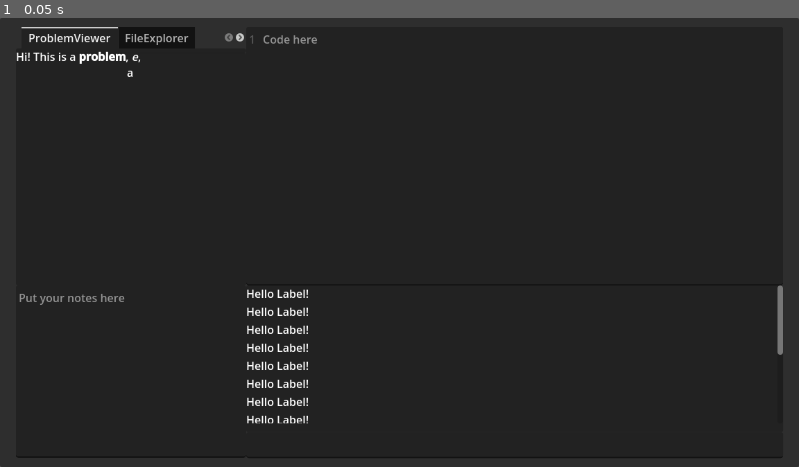
Above: before the commit, frame 1.
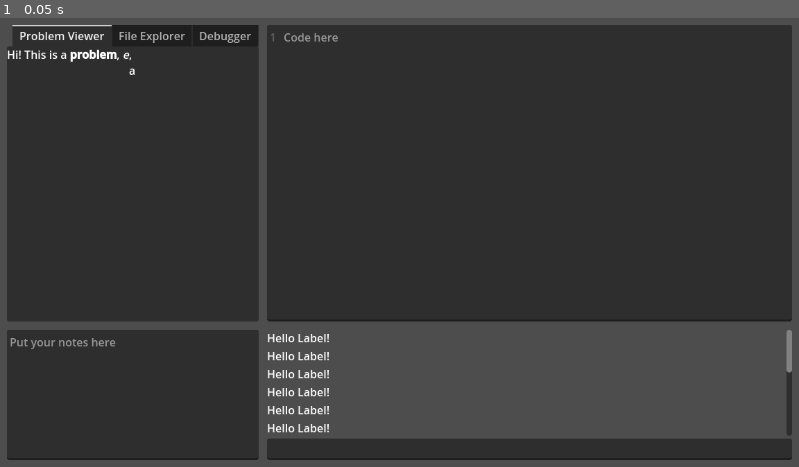
Above: after the commit, the same moment.

Repository: 46768/nsc2025
Game: Godot game, scene res://main.tscn
The game is run twice, just before and just after one commit, with the same random seed, the same clock (stepped at 60 frames per second) and the same inputs.
Inputs:
- Up to frame 1 (0.05 s): no input

The runs differ from the first frame. In frame 1, 25% of the frame differs, in the area x 0-100%, y 0-100%.

Commit message:
refactor(ui): refactored IDE UI to use less script

Diff:
--- a/main.tscn
+++ b/main.tscn
@@ -7,4 +7,6 @@
 [node name="Ide" parent="." instance=ExtResource("1_xj0ui")]
 anchors_preset = 9
 anchor_right = 0.0
+offset_right = 0.0
+offset_bottom = 0.0
 grow_horizontal = 1
--- a/scenes/IDE.tscn
+++ b/scenes/IDE.tscn
@@ -1,12 +1,7 @@
-[gd_scene load_steps=8 format=3 uid="uid://c44n34k18cx8m"]
+[gd_scene load_steps=3 format=3 uid="uid://c44n34k18cx8m"]
 
 [ext_resource type="Script" path="res://scripts/IDE/ide.gd" id="1_msfw7"]
 [ext_resource type="Script" path="res://scripts/IDE/editor.gd" id="2_kuje3"]
-[ext_resource type="Script" path="res://scripts/IDE/console.gd" id="3_u5bfh"]
-[ext_resource type="Script" path="res://scripts/IDE/sidebar.gd" id="4_gbtak"]
-[ext_resource type="Script" path="res://scripts/IDE/problem_viewer.gd" id="5_7esix"]
-[ext_resource type="Script" path="res://scripts/IDE/file_explorer.gd" id="6_5fjmn"]
-[ext_resource type="Script" path="res://scripts/IDE/debugger.gd" id="7_5casr"]
 
 [node name="Ide" type="Control"]
 layout_direction = 2
@@ -14,41 +9,96 @@
 anchors_preset = 15
 anchor_right = 1.0
 anchor_bottom = 1.0
+offset_right = -85.0
+offset_bottom = -51.0
 grow_horizontal = 2
 grow_vertical = 2
+size_flags_horizontal = 3
+size_flags_vertical = 3
 script = ExtResource("1_msfw7")
-margin = 0.02
 
-[node name="Editor" type="CodeEdit" parent="."]
+[node name="MarginContainer" type="MarginContainer" parent="."]
+layout_mode = 1
+anchors_preset = 15
+anchor_right = 1.0
+anchor_bottom = 1.0
+grow_horizontal = 2
+grow_vertical = 2
+theme_override_constants/margin_left = 10
+theme_override_constants/margin_top = 10
+theme_override_constants/margin_right = 10
+theme_override_constants/margin_bottom = 10
+
+[node name="VerticalSplit" type="HSplitContainer" parent="MarginContainer"]
 layout_mode = 2
-offset_left = 55.0
-offset_top = 15.0
-offset_right = 63.0
-offset_bottom = 40.0
+split_offset = 240
+
+[node name="SidebarSplit" type="VSplitContainer" parent="MarginContainer/VerticalSplit"]
+layout_mode = 2
+split_offset = 120
+
+[node name="Sidebar" type="TabContainer" parent="MarginContainer/VerticalSplit/SidebarSplit"]
+layout_mode = 2
+size_flags_horizontal = 3
+size_flags_vertical = 3
+current_tab = 0
+clip_tabs = false
+
+[node name="Problem Viewer" type="BoxContainer" parent="MarginContainer/VerticalSplit/SidebarSplit/Sidebar"]
+layout_mode = 2
+metadata/_tab_index = 0
+
+[node name="ProblemStatement" type="RichTextLabel" parent="MarginContainer/VerticalSplit/SidebarSplit/Sidebar/Problem Viewer"]
+layout_mode = 2
+size_flags_horizontal = 3
+size_flags_vertical = 3
+bbcode_enabled = true
+text = "Hi! This is a [b]problem[/b], [i]e[/i], [center]a[/center]"
+
+[node name="File Explorer" type="BoxContainer" parent="MarginContainer/VerticalSplit/SidebarSplit/Sidebar"]
+visible = false
+layout_mode = 2
+metadata/_tab_index = 1
+
+[node name="Debugger" type="BoxContainer" parent="MarginContainer/VerticalSplit/SidebarSplit/Sidebar"]
+visible = false
+layout_mode = 2
+metadata/_tab_index = 2
+
+[node name="Notes" type="TextEdit" parent="MarginContainer/VerticalSplit/SidebarSplit"]
+layout_mode = 2
+size_flags_horizontal = 3
+size_flags_vertical = 3
+placeholder_text = "Put your notes here"
+
+[node name="EditorSplit" type="VSplitContainer" parent="MarginContainer/VerticalSplit"]
+layout_mode = 2
+split_offset = 120
+
+[node name="Editor" type="CodeEdit" parent="MarginContainer/VerticalSplit/EditorSplit"]
+layout_mode = 2
+size_flags_horizontal = 3
+size_flags_vertical = 3
 placeholder_text = "Code here"
 draw_tabs = true
+line_folding = true
 gutters_draw_line_numbers = true
 indent_automatic = true
 auto_brace_completion_enabled = true
 auto_brace_completion_highlight_matching = true
 script = ExtResource("2_kuje3")
 
-[node name="Console" type="Container" parent="."]
+[node name="Console" type="VBoxContainer" parent="MarginContainer/VerticalSplit/EditorSplit"]
 layout_mode = 2
-offset_left = 55.0
-offset_top = 15.0
-offset_right = 63.0
-offset_bottom = 40.0
-script = ExtResource("3_u5bfh")
+size_flags_horizontal = 3
+size_flags_vertical = 3
 
-[node name="ConsoleInput" type="LineEdit" parent="Console"]
+[node name="ConsoleOutput" type="ScrollContainer" parent="MarginContainer/VerticalSplit/EditorSplit/Console"]
 layout_mode = 2
-
-[node name="ConsoleOutput" type="ScrollContainer" parent="Console"]
-layout_mode = 2
+size_flags_vertical = 3
 follow_focus = true
 
-[node name="ConsoleOutputText" type="Label" parent="Console/ConsoleOutput"]
+[node name="ConsoleOutputText" type="Label" parent="MarginContainer/VerticalSplit/EditorSplit/Console/ConsoleOutput"]
 layout_mode = 2
 text = "Hello Label!
 Hello Label!
@@ -67,64 +117,6 @@
 Hello Label!
 Hello Label!"
 
-[node name="ConsoleOutputPanel" type="Panel" parent="Console"]
-z_index = -1
+[node name="ConsoleInput" type="LineEdit" parent="MarginContainer/VerticalSplit/EditorSplit/Console"]
 layout_mode = 2
-mouse_filter = 2
-
-[node name="Sidebar" type="Container" parent="."]
-layout_mode = 2
-offset_left = 55.0
-offset_top = 15.0
-offset_right = 63.0
-offset_bottom = 40.0
-script = ExtResource("4_gbtak")
-
-[node name="TabContainer" type="TabContainer" parent="Sidebar"]
-layout_mode = 2
-current_tab = 0
-
-[node name="ProblemViewer" type="Control" parent="Sidebar/TabContainer"]
-layout_mode = 2
-script = ExtResource("5_7esix")
-metadata/_tab_index = 0
-
-[node name="ProblemStatement" type="RichTextLabel" parent="Sidebar/TabContainer/ProblemViewer"]
-layout_mode = 0
-offset_right = 40.0
-offset_bottom = 23.0
-bbcode_enabled = true
-text = "Hi! This is a [b]problem[/b], [i]e[/i], [center]a[/center]"
-
-[node name="FileExplorer" type="Control" parent="Sidebar/TabContainer"]
-visible = false
-layout_mode = 2
-script = ExtResource("6_5fjmn")
-metadata/_tab_index = 1
-
-[node name="Debugger" type="Control" parent="Sidebar/TabContainer"]
-visible = false
-layout_mode = 2
-script = ExtResource("7_5casr")
-metadata/_tab_index = 2
-
-[node name="SidebarPanel" type="Panel" parent="Sidebar"]
-z_index = -1
-layout_mode = 2
-mouse_filter = 2
-mouse_force_pass_scroll_events = false
-
-[node name="Notes" type="TextEdit" parent="."]
-layout_mode = 2
-offset_left = 55.0
-offset_top = 15.0
-offset_right = 63.0
-offset_bottom = 40.0
-placeholder_text = "Put your notes here"
-
-[node name="IDEPanel" type="Panel" parent="."]
-z_index = -2
-layout_mode = 0
-offset_right = 40.0
-offset_bottom = 40.0
-mouse_filter = 2
+caret_blink = true
--- a/scripts/IDE/console.gd
+++ /dev/null
@@ -1,16 +0,0 @@
-extends Control
-
-
-var output_ratio = 0.8
-var output_padding = 0.05
-var input_ratio = 0.15
-
-func setup_layout(console_size: Vector2) -> void:
-	$ConsoleOutput.set_position(Vector2.ZERO)
-	$ConsoleOutput.set_size(console_size * Vector2(1, output_ratio))
-
-	$ConsoleOutputPanel.set_position(Vector2.ZERO)
-	$ConsoleOutputPanel.set_size(console_size * Vector2(1, output_ratio+output_padding))
-
-	$ConsoleInput.set_position(console_size * Vector2(0, output_ratio+output_padding))
-	$ConsoleInput.set_size(console_size * Vector2(1, input_ratio))
--- a/scripts/IDE/debugger.gd
+++ /dev/null
@@ -1,6 +0,0 @@
-extends Control
-
-
-# Called when the node enters the scene tree for the first time.
-func setup_layout(container_size: Vector2) -> void:
-	pass
--- a/scripts/IDE/editor.gd
+++ b/scripts/IDE/editor.gd
@@ -4,7 +4,6 @@
 func _load_colors(json_path: String) -> CodeHighlighter:
 	var json_file = FileAccess.open(json_path, FileAccess.READ)
 	var json_data = JSON.parse_string(json_file.get_as_text())
-	print(json_data["function"])
 
 	var highlighter = CodeHighlighter.new()
 	highlighter.number_color = Color("d27e99")
--- a/scripts/IDE/file_explorer.gd
+++ /dev/null
@@ -1,6 +0,0 @@
-extends Control
-
-
-# Called when the node enters the scene tree for the first time.
-func setup_layout(container_size: Vector2) -> void:
-	pass
--- a/scripts/IDE/ide.gd
+++ b/scripts/IDE/ide.gd
@@ -1,55 +1,28 @@
 extends Control
 
 @export_range(49152, 65535) var server_port: int = 56440
-@export_range(0.1, 0.9, 0.1) var sidebar_w_ratio = 0.3
-@export_range(0.1, 0.9, 0.1) var sidebar_h_ratio = 0.6
-@export_range(0.01, 0.1, 0.01) var margin = 0.05
+
+var sidebar_split: VSplitContainer
+var editor_split: VSplitContainer
+
+func sidebar_to_editor_sync(offset: int) -> void:
+	editor_split.split_offset = offset
 
 
-func setup_layout(screen_size: Vector2) -> void:
-	var container_size = screen_size * (Vector2(1, 1) - (2 * Vector2(margin, margin)))
-	var sidebar_ratio: Vector2 = Vector2(sidebar_w_ratio, sidebar_h_ratio)
-	var editor_ratio: Vector2 = Vector2(1, 0) - sidebar_ratio * Vector2(1, -1)
-	var console_ratio: Vector2 = Vector2(1, 1) - sidebar_ratio
-	var notes_ratio: Vector2 = Vector2(0, 1) - sidebar_ratio * Vector2(-1, 1)
-	var obj_offset: Vector2 = screen_size * Vector2(margin, margin)
+func editor_to_sidebar_sync(offset: int) -> void:
+	sidebar_split.split_offset = offset
 
-	print(screen_size)
-	print(container_size)
-	print(sidebar_ratio)
-	print(editor_ratio)
-	print(console_ratio)
-	print(notes_ratio)
-	set_size(screen_size)
+
+func resize() -> void:
+	set_size(get_viewport_rect().size)
 	set_position(Vector2.ZERO)
-
-	$Sidebar.set_position(obj_offset)
-	$Sidebar.set_size(container_size * sidebar_ratio)
-	$Sidebar.setup_layout($Sidebar.size)
-
-	$Editor.set_position(($Sidebar.size * Vector2(1, 0)) + obj_offset)
-	$Editor.set_size(container_size * editor_ratio)
-
-	$Console.set_position($Sidebar.size + obj_offset)
-	$Console.set_size(container_size * console_ratio)
-	$Console.setup_layout($Console.size)
-
-	$Notes.set_position(($Sidebar.size * Vector2(0, 1)) + obj_offset)
-	$Notes.set_size(container_size * notes_ratio)
-
-	$IDEPanel.set_position(Vector2.ZERO)
-	$IDEPanel.set_size(screen_size)
-
 
 # Called when the node enters the scene tree for the first time.
 func _ready() -> void:
-	setup_layout(get_viewport_rect().size)
-
-	print("Hello!")
-	var res = PythonBinding.run("res://python-binding/server.py", [
-		str(server_port),
-		ProjectSettings.globalize_path(PythonBinding.PYTHON3_BIN_PATH),
-	])
-
-	for i in res:
-		print(i)
+	resize()
+	sidebar_split = $MarginContainer/VerticalSplit/SidebarSplit
+	editor_split = $MarginContainer/VerticalSplit/EditorSplit
+	sidebar_split.dragged.connect(sidebar_to_editor_sync)
+	editor_split.dragged.connect(editor_to_sidebar_sync)
+	get_tree().get_root().size_changed.connect(resize)
+	pass
--- a/scripts/IDE/problem_viewer.gd
+++ /dev/null
@@ -1,7 +0,0 @@
-extends Control
-
-
-# Called when the node enters the scene tree for the first time.
-func setup_layout(container_size: Vector2) -> void:
-	$ProblemStatement.set_position(Vector2.ZERO)
-	$ProblemStatement.set_size(container_size)
--- a/scripts/IDE/sidebar.gd
+++ /dev/null
@@ -1,15 +0,0 @@
-extends Container
-
-
-const TAB_CONTAINER_H_RATIO = 0.1
-
-# Called when the node enters the scene tree for the first time.
-func setup_layout(sidebar_size: Vector2) -> void:
-	$TabContainer.set_position(Vector2.ZERO)
-	$TabContainer.set_size(sidebar_size * Vector2(1, TAB_CONTAINER_H_RATIO))
-
-	$SidebarPanel.set_position(sidebar_size * Vector2(0, TAB_CONTAINER_H_RATIO))
-	$SidebarPanel.set_size(sidebar_size * Vector2(1, 1-TAB_CONTAINER_H_RATIO))
-
-	for node in $TabContainer.get_children():
-		node.setup_layout(sidebar_size * Vector2(1, 1-TAB_CONTAINER_H_RATIO))
